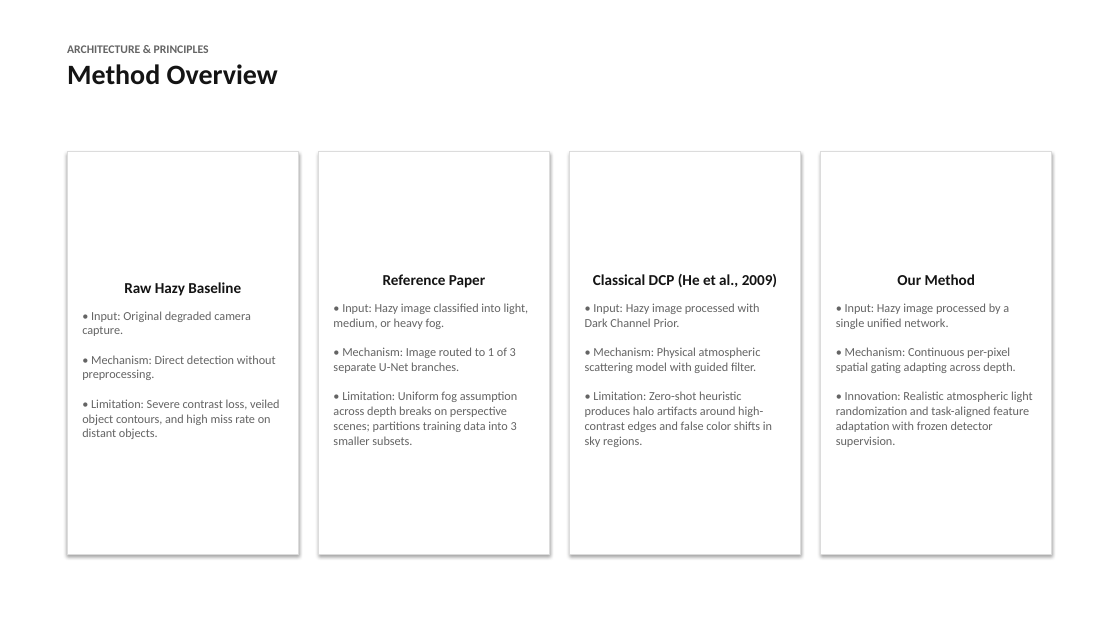
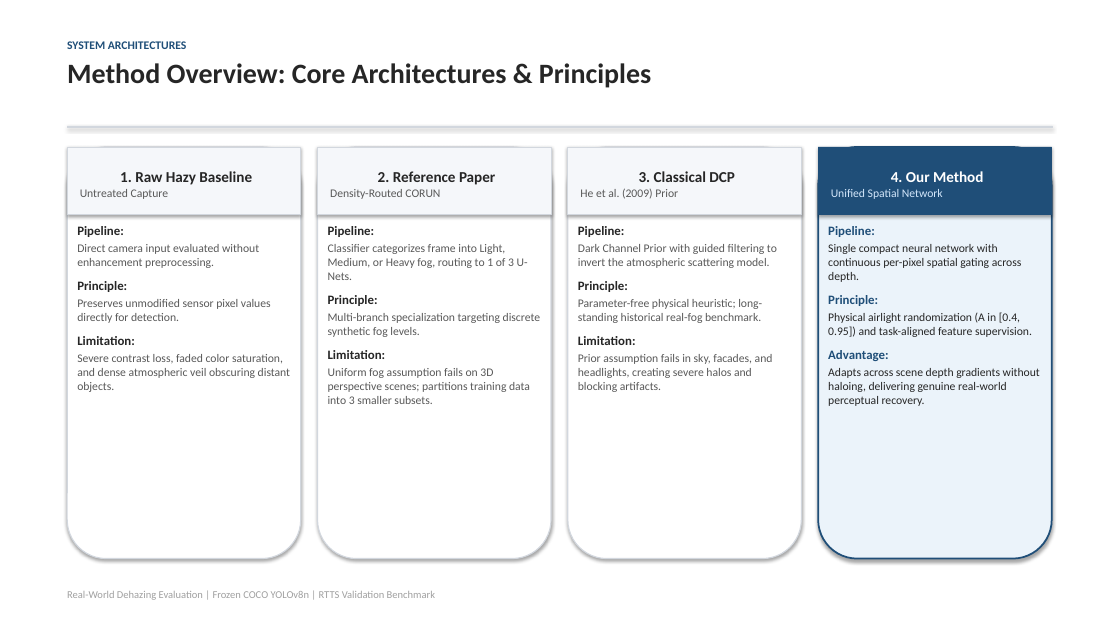
Before and after one commit to Somebody31/IP_Project, a slide deck: slide 2 of docs/reports/presentation.pptx. Drawn at 1120x630 pixels with LibreOffice and Linux fonts; fonts in the diff are those of the drawing. Boxes give left, top, right and bottom in pixels: in the first picture for what was removed or moved away, otherwise in the second. Text is boxed around its words. In the diff, an @@ line names an element or a change of style, - is before the commit and + after.

Commit message:
docs: update presentation.pptx to standard PowerPoint template formatting

```diff
--- a/docs/reports/presentation.pptx
+++ b/docs/reports/presentation.pptx
@@ text at [67,41,651,88]: text changed; size 10 to 24 pt; text colour #646464 to #262626 @@
-ARCHITECTURE & PRINCIPLES
-Method Overview
+SYSTEM ARCHITECTURES
+Method Overview: Core Architectures & Principles
@@ rounded rectangle: place and size @@
-rounded rectangle at [67,151,298,555]
+rounded rectangle at [67,147,301,559]
@@ rounded rectangle at [67,147,301,559]: rectangle to rounded rectangle; outline #DCDCDC 1 pt to #D2D7DE 1 pt @@
@@ rectangle added at [67,126,1053,128], fill #D2D7DE, outline #D2D7DE 0.75 pt @@
@@ rectangle added at [67,147,301,214], fill #F5F7FA, outline #D2D7DE 0.75 pt, 13 pt, text #262626, bold @@
+1. Raw Hazy Baseline
+Untreated Capture
@@ rounded rectangle added at [318,147,551,559], fill #FFFFFF, outline #D2D7DE 1 pt @@
@@ rectangle added at [318,147,551,214], fill #F5F7FA, outline #D2D7DE 0.75 pt, 10 pt, text #595959 @@
+2. Reference Paper
+Density-Routed CORUN
@@ rounded rectangle at [568,147,802,559]: rectangle to rounded rectangle; outline #DCDCDC 1 pt to #D2D7DE 1 pt @@
@@ rounded rectangle: place and size @@
-rounded rectangle at [570,151,801,555]
+rounded rectangle at [568,147,802,559]
@@ rectangle added at [568,147,802,214], fill #F5F7FA, outline #D2D7DE 0.75 pt, 10 pt, text #595959 @@
+3. Classical DCP
+He et al. (2009) Prior
@@ rounded rectangle: place and size @@
-rounded rectangle at [821,151,1052,555]
+rounded rectangle at [818,147,1052,559]
@@ rounded rectangle at [818,147,1052,559]: rectangle to rounded rectangle; fill #FFFFFF to #EBF3FA; outline #DCDCDC 1 pt to #1F4E78 1.5 pt @@
@@ rectangle added at [818,147,1052,214], fill #1F4E78, outline #1F4E78 0.75 pt, 10 pt, text #D2E6FA @@
+4. Our Method
+Unified Spatial Network
@@ text added at [77,226,290,392], 10 pt, text #595959 @@
+Pipeline:
+Direct camera input evaluated without enhancement preprocessing.
+Principle:
+Preserves unmodified sensor pixel values directly for detection.
+Limitation:
+Severe contrast loss, faded color saturation, and dense atmospheric veil obscuring distant objects.
@@ text at [328,226,540,404]: text changed; size 10.5 to 10 pt; text colour #646464 to #595959 @@
-Reference Paper
-• Input: Hazy image classified into light, medium, or heavy fog.
-• Mechanism: Image routed to 1 of 3 separate U-Net branches.
-• Limitation: Uniform fog assumption across depth breaks on perspective scenes; partitions training data into 3 smaller subsets.
+Pipeline:
+Classifier categorizes frame into Light, Medium, or Heavy fog, routing to 1 of 3 U-Nets.
+Principle:
+Multi-branch specialization targeting discrete synthetic fog levels.
+Limitation:
+Uniform fog assumption fails on 3D perspective scenes; partitions training data into 3 smaller subsets.
@@ text "Pipeline:": place and size @@
-text "Pipeline:" at [318,151,549,555]
+text "Pipeline:" at [328,226,540,404]
@@ text "Pipeline:" at [328,226,540,404]: vertical alignment middle to top; fill #FFFFFF to none; outline #DCDCDC 1 pt to none; shadow off @@
@@ text added at [578,226,777,392], 10 pt, text #595959 @@
+Pipeline:
+Dark Channel Prior with guided filtering to invert the atmospheric scattering model.
+Principle:
+Parameter-free physical heuristic; long-standing historical real-fog benchmark.
+Limitation:
+Prior assumption fails in sky, facades, and headlights, creating severe halos and blocking artifacts.
@@ text added at [828,226,1040,406], 10 pt, text #262626 @@
+Pipeline:
+Single compact neural network with continuous per-pixel spatial gating across depth.
+Principle:
+Physical airlight randomization (A in [0.4, 0.95]) and task-aligned feature supervision.
+Advantage:
+Adapts across scene depth gradients without haloing, delivering genuine real-world perceptual recovery.
@@ text in rounded rectangle at [82,282,279,439]: text removed @@
-Raw Hazy Baseline
-• Input: Original degraded camera capture.
-• Mechanism: Direct detection without preprocessing.
-• Limitation: Severe contrast loss, veiled object contours, and high miss rate on distant objects.
@@ text in rounded rectangle at [585,274,777,447]: text removed @@
-Classical DCP (He et al., 2009)
-• Input: Hazy image processed with Dark Channel Prior.
-• Mechanism: Physical atmospheric scattering model with guided filter.
-• Limitation: Zero-shot heuristic produces halo artifacts around high-contrast edges and false color shifts in sky regions.
@@ text in rounded rectangle at [836,274,1033,447]: text removed @@
-Our Method
-• Input: Hazy image processed by a single unified network.
-• Mechanism: Continuous per-pixel spatial gating adapting across depth.
-• Innovation: Realistic atmospheric light randomization and task-aligned feature adaptation with frozen detector supervision.
@@ text added at [67,591,435,600], 9 pt, text #A0A0A0 @@
+Real-World Dehazing Evaluation | Frozen COCO YOLOv8n | RTTS Validation Benchmark
```
Also in this commit, not shown: 4 other slides changed, 1 other file.
